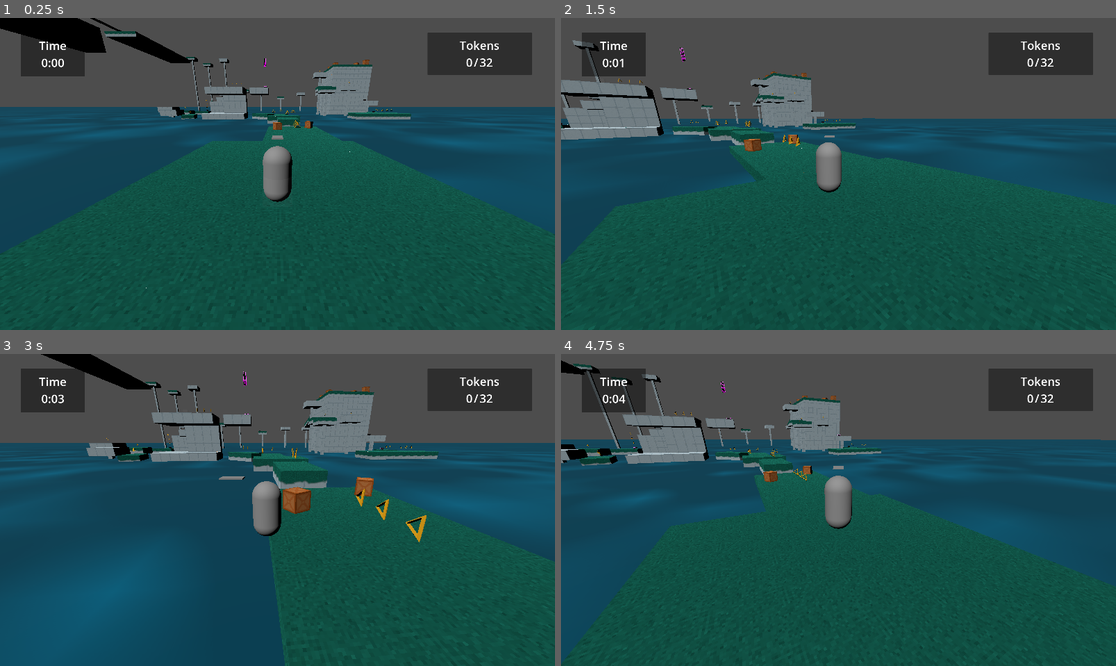
Above: before the commit, frames 1-4 (two rows, left to right).
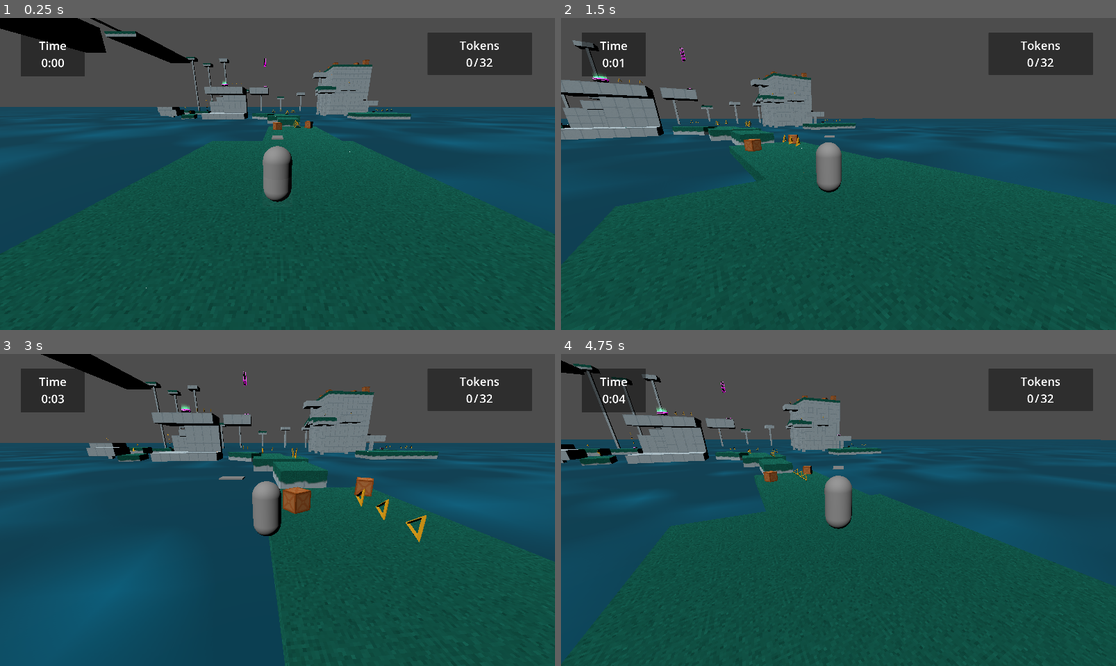
Above: after the commit, the same moments.

Repository: Nigel-Karunaratne/3DPlatformer_Godot4
Game: Godot game, scene res://level_scenes/monument1.tscn
Same seed, same stepped clock (60 frames per second), same inputs: the game is played once before the commit and once after it. The project has no main scene, so this scene is started directly.
Inputs (mouse positions are in pixels of both pictures, inside the frame that each line leads up to):
- Up to frame 1 (0.25 s): no input
- Up to frame 2 (1.5 s): tap Enter at 0.5 s; move the mouse to (832, 180) at 0.52 s; hold W (move_forward) from 0.53 s (still down); tap R at 0.6 s; tap Space (jump) at 0.77 s; move the mouse to (877, 177) at 1.27 s; tap T at 1.35 s
- Up to frame 3 (3 s): tap Space (jump) at 1.52 s; move the mouse to (233, 506) at 2.02 s; hold F 2.03-2.78 s; move the mouse to (283, 510) at 2.77 s; release W (move_forward) at 2.78 s; hold A (move_left) from 2.78 s (still down); tap R at 2.85 s
- Up to frame 4 (4.75 s): tap Space (jump) at 3.02, 3.77, 4.52 s; move the mouse to (816, 503) at 3.52 s; release A (move_left) at 3.53 s; hold W (move_forward) from 3.53 s (still down); tap T at 3.6 s; move the mouse to (866, 510) at 4.27 s; tap F at 4.35 s

The runs differ from the first frame. In frame 1, less than 0.1% of the frame differs, in the area x 39-42%, y 20-22%; in frame 2, less than 0.1%, in the area x 5-9%, y 17-21%; in frame 3, less than 0.1%; in frame 4, less than 0.1%.

Commit message:
Add Checkpoint Visual
checkpoint base model + texture + material, checkpoint ring model + texture + material

Diff:
--- /dev/null
+++ b/materials/m_checkpoint.tres
@@ -0,0 +1,12 @@
+[gd_resource type="StandardMaterial3D" load_steps=2 format=3 uid="uid://3nq8sdrrcf7f"]
+
+[ext_resource type="Texture2D" uid="uid://vcuixq0nav6" path="res://textures/CheckpointTexture.png" id="1_ieirq"]
+
+[resource]
+albedo_color = Color(0.913725, 0.521569, 1, 1)
+albedo_texture = ExtResource("1_ieirq")
+emission_enabled = true
+emission = Color(1, 0, 0.984314, 1)
+emission_operator = 1
+emission_texture = ExtResource("1_ieirq")
+texture_filter = 0
--- /dev/null
+++ b/materials/m_checkpoint_ring.tres
@@ -0,0 +1,11 @@
+[gd_resource type="StandardMaterial3D" load_steps=2 format=3 uid="uid://dy2alvcj7xt5e"]
+
+[ext_resource type="Texture2D" uid="uid://bn6gv8ua4imad" path="res://textures/WhiteGradientAlpha.png" id="1_iof0y"]
+
+[resource]
+transparency = 1
+blend_mode = 1
+cull_mode = 2
+albedo_color = Color(6.69017e-06, 0.71905, 0.376037, 1)
+albedo_texture = ExtResource("1_iof0y")
+texture_filter = 0
--- a/prefab_scenes/checkpoint.tscn
+++ b/prefab_scenes/checkpoint.tscn
@@ -1,23 +1,22 @@
 [gd_scene load_steps=5 format=3 uid="uid://dkqa0tpeg1pg7"]
 
 [ext_resource type="Script" path="res://scripts/checkpoint.gd" id="1_yie8o"]
+[ext_resource type="PackedScene" uid="uid://csm5s1uy17t50" path="res://models/checkpoint.glb" id="2_ilg5b"]
+[ext_resource type="PackedScene" uid="uid://27voy258knyl" path="res://models/checkpoint_ring.glb" id="3_snfau"]
 
-[sub_resource type="StandardMaterial3D" id="StandardMaterial3D_igy6b"]
-transparency = 1
-albedo_color = Color(1, 1, 1, 0.0352941)
-
-[sub_resource type="BoxMesh" id="BoxMesh_phj6x"]
-material = SubResource("StandardMaterial3D_igy6b")
-
-[sub_resource type="BoxShape3D" id="BoxShape3D_f2cfa"]
+[sub_resource type="CylinderShape3D" id="CylinderShape3D_805ti"]
+height = 1.66396
+radius = 1.73829
 
 [node name="CheckpointNode3D" type="Area3D" groups=["Checkpoint"]]
 script = ExtResource("1_yie8o")
 
-[node name="MeshInstance3D" type="MeshInstance3D" parent="."]
-mesh = SubResource("BoxMesh_phj6x")
+[node name="CollisionShape3D" type="CollisionShape3D" parent="."]
+transform = Transform3D(1, 0, 0, 0, 1, 0, 0, 0, 1, 0, 0.829584, 0)
+shape = SubResource("CylinderShape3D_805ti")
 
-[node name="CollisionShape3D" type="CollisionShape3D" parent="."]
-shape = SubResource("BoxShape3D_f2cfa")
+[node name="checkpoint" parent="." instance=ExtResource("2_ilg5b")]
+
+[node name="checkpoint_ring" parent="." instance=ExtResource("3_snfau")]
 
 [connection signal="body_entered" from="." to="." method="_on_body_entered"]
Binary file added: models/checkpoint.glb
Not shown, added: models/checkpoint.glb.import
Binary file added: models/checkpoint_ring.glb
Not shown, added: models/checkpoint_ring.glb.import
Binary file added: textures/CheckpointTexture.png
Not shown, added: textures/CheckpointTexture.png.import
Binary file added: textures/WhiteGradientAlpha.png
Not shown, added: textures/WhiteGradientAlpha.png.import
